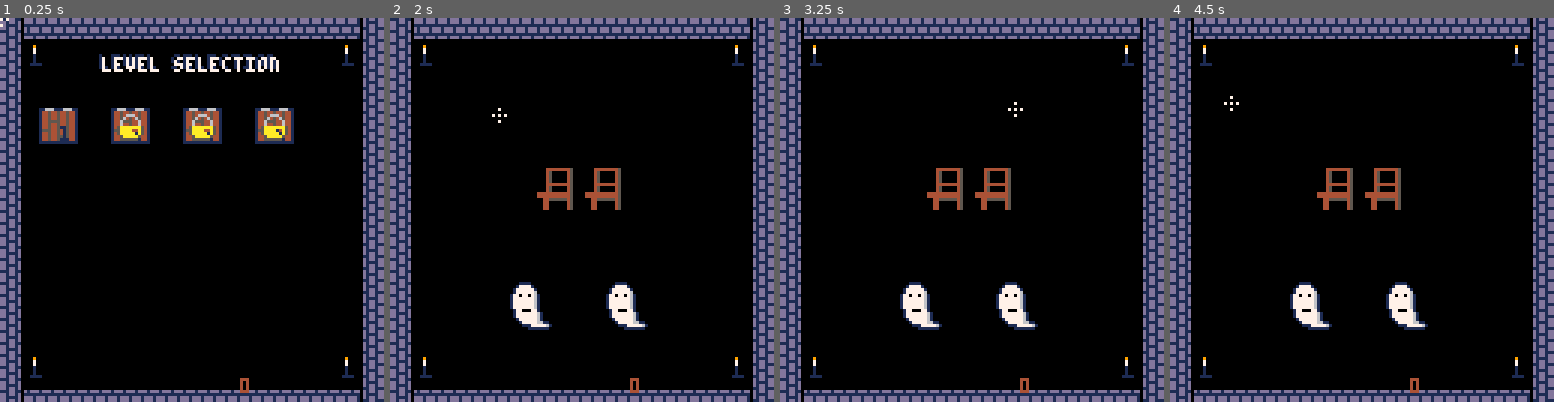
Above: before the commit, frames 1-4 (left to right).
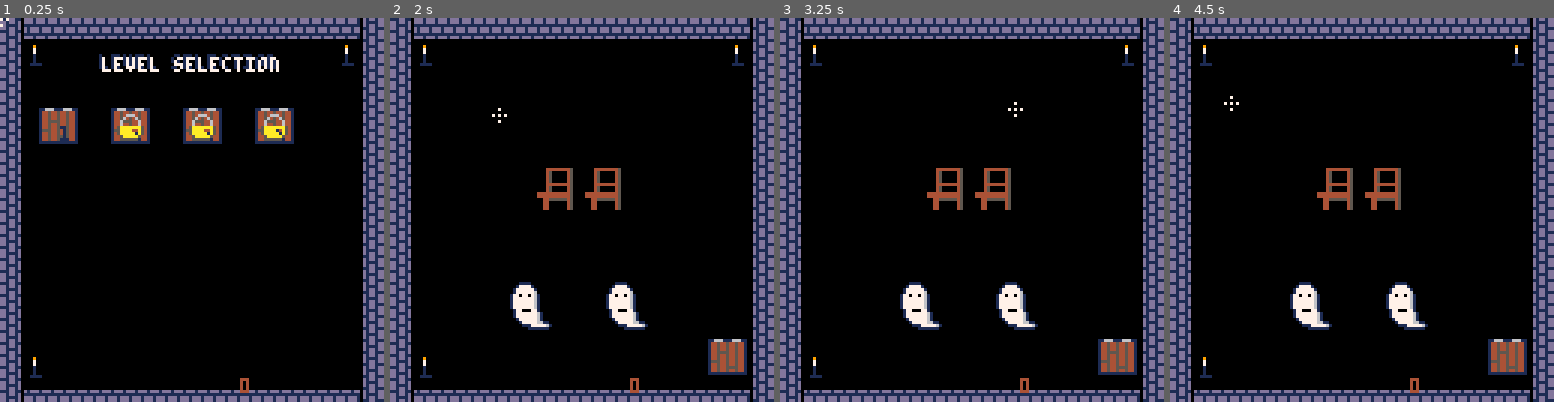
Above: after the commit, the same moments.

Repository: Mastoast/LDjam54
Game: PICO-8 cartridge ld54.p8
The game is run twice, just before and just after one commit, with the same random seed, the same clock (stepped at 60 frames per second) and the same inputs.
Inputs (mouse positions are in pixels of both pictures, inside the frame that each line leads up to):
- Up to frame 1 (0.25 s): no input
- Up to frame 2 (2 s): tap X (X key) at 0.33, 1.07, 1.85 s; click (670, 121) at 0.67 s; tap O (Z key) at 0.7, 1.7 s; click (436, 267) at 1.22 s; click (497, 114) at 1.77 s
- Up to frame 3 (3.25 s): tap O (Z key) at 2.1, 2.5, 2.9 s; click (952, 259) at 2.32 s; click (1014, 106) at 2.87 s; tap X (X key) at 2.97 s
- Up to frame 4 (4.5 s): tap O (Z key) at 3.3, 3.7, 4.1 s; click (1465, 256) at 3.42 s; click (1231, 102) at 3.97 s; tap X (X key) at 4.08 s

The runs differ from the first frame. In frame 1, less than 0.1% of the frame differs, in the area x 89-93%, y 88-94%; in frame 2, 1.0%, in the area x 82-93%, y 83-94%; in frame 3, 1.0%; in frame 4, 1.0%.

Commit message:
exit levels

Diff:
--- a/ld54.p8
+++ b/ld54.p8
@@ -8,17 +8,17 @@
 
 --[[
     TODO
-    level cleared => celebration + return to menu
+    level cleared => celebration
 
     bat transition
     SFX
     musics
 
     Visuals
+    monster ui animation
+    light effects
+    decorations
     monster animations
-    monster ui animation
-    decorations
-    light effects
 
     Bugs
 ]]
@@ -110,5 +110,5 @@
 4440404040404040404040404040404500000000001415000014150000000000000000141516171415161714150000004500202120212021202120212021004500000000000000000000000000004545000000000000000000000000000045450000000000000000000000000000454500000000000000000000000000004500
 4440404040404040404040404040404500000000002425000024250000000000000000242526272425262724250000004500000000000000000000000000004500000000000000000000000000004545000000000000000000000000000045450000000000000000000000000000454500000000000000000000000000004500
 4440404040404040404040404040404500000000000000000000000000000000000000000000000000000000000000004500001415141514151415141500004500000000000000000000000000004545000000000000000000000000000045450000000000000000000000000000454500000000000000000000000000004500
-4477404040404040404040404040774500000000000000000000000000000000007700000000000000000000000077004577002425242524252425242500774577000000000000000000000000774545770000000000000000000000007745457700000000000000000000000077454577000000000000000000000000774500
+4477404040404040404040404040404500000000000000000000000000000000007700000000000000000000000077004577002425242524252425242500774577000000000000000000000000774545770000000000000000000000007745457700000000000000000000000077454577000000000000000000000000774500
 4443434343434343434343434343434500000000000000000000000000000000450000000045454545450000000000454545454545454545454545454545454545454545454545454545454545454545454545454545454545454545454545454545454545454545454545454545454545454545454545454545454545454500
--- a/levels.lua
+++ b/levels.lua
@@ -46,6 +46,9 @@
 function level1_1.init(self)
     create(chair, 56, 56)
     create(skeleton, 90, 55)
+    for o in all(objects) do
+        o.radius = self.radius
+    end
 end
 
 level1_2 = { radius = 20, map = {x = 16, y = 0} }
--- a/main.lua
+++ b/main.lua
@@ -12,10 +12,15 @@
     cam = {x = 0, y = 0}
     printable = 0
     --
+    exir_door_pos = {x = 105, y = 105}
     levels = {level1_1, level1_2, level1_3, level1_4, level2_1}
     current_level = 1
     --
     cartdata("mastoast_socialmonsters_v1")
+    -- reset save
+    -- for index = 1, #levels do
+    --     dset(index, 0)
+    -- end
     for index = 1, #levels do
         levels[index].cleared = (dget(index) == 1 and true) or false
     end
@@ -73,6 +78,10 @@
     menuitem(2, "level selection", function() init_lvl_selection() end)
     --
     level:init()
+    create(exit_door, exir_door_pos.x, exir_door_pos.y)
+    if level.cleared then
+        spawn_particles(15,5,exir_door_pos.x + 8,exir_door_pos.y + 8,7)
+    end
     -- create(chandelier, 11, 9)
     -- create(chandelier, 115, 113)
     -- create(chandelier, 11, 113)
@@ -119,18 +128,6 @@
 
     -- screenshake
     shake = max(shake - 1)
-
-    for o in all(objects) do
-        if o.freeze > 0 then
-            o.freeze -= 1
-        else
-            o:update()
-        end
-
-        if o.base != player and o.destroyed then
-            del(objects, o)
-        end
-    end
 
     -- player actions
     if btnp(❎) then
@@ -162,6 +159,19 @@
         end
     end
 
+    -- update scene
+    for o in all(objects) do
+        if o.freeze > 0 then
+            o.freeze -= 1
+        else
+            o:update()
+        end
+
+        if o.base != player and o.destroyed then
+            del(objects, o)
+        end
+    end
+
     for a in all(particles) do
         a:update()
     end
@@ -174,9 +184,12 @@
             if not o:update_solution() then win = false end
         end
     end
-    if win == true and not levels[current_level].cleared then
-        levels[current_level].cleared = true
-        dset(current_level, 1)
+    if win == true then
+        if not levels[current_level].cleared then
+            levels[current_level].cleared = true
+            dset(current_level, 1)
+            spawn_particles(15,5,exir_door_pos.x + 8,exir_door_pos.y + 8,7)
+        end
     end
 end
 
--- a/objects.lua
+++ b/objects.lua
@@ -56,7 +56,7 @@
             self.is_happy = true
         end
     end
-    return self.is_happy
+    return self.is_happy and self.chair
 end
 
 skeleton = new_type(22, monster)
@@ -152,6 +152,20 @@
         spr(self.lock_spr, x, y, self.hit_w/8, self.hit_h/8)
     end
 end
+
+exit_door = new_type(70)
+exit_door.hit_w = 16
+exit_door.hit_h = 16
+function exit_door.update(self)
+    if btnp(❎) and on_cursor(self) then
+        init_lvl_selection()
+    end
+end
+
+function exit_door.draw(self)
+    spr(self.spr, self.x, self.y, self.hit_w/8, self.hit_h/8)
+end
+
 
 -- PARTICLES
 particles = {}
